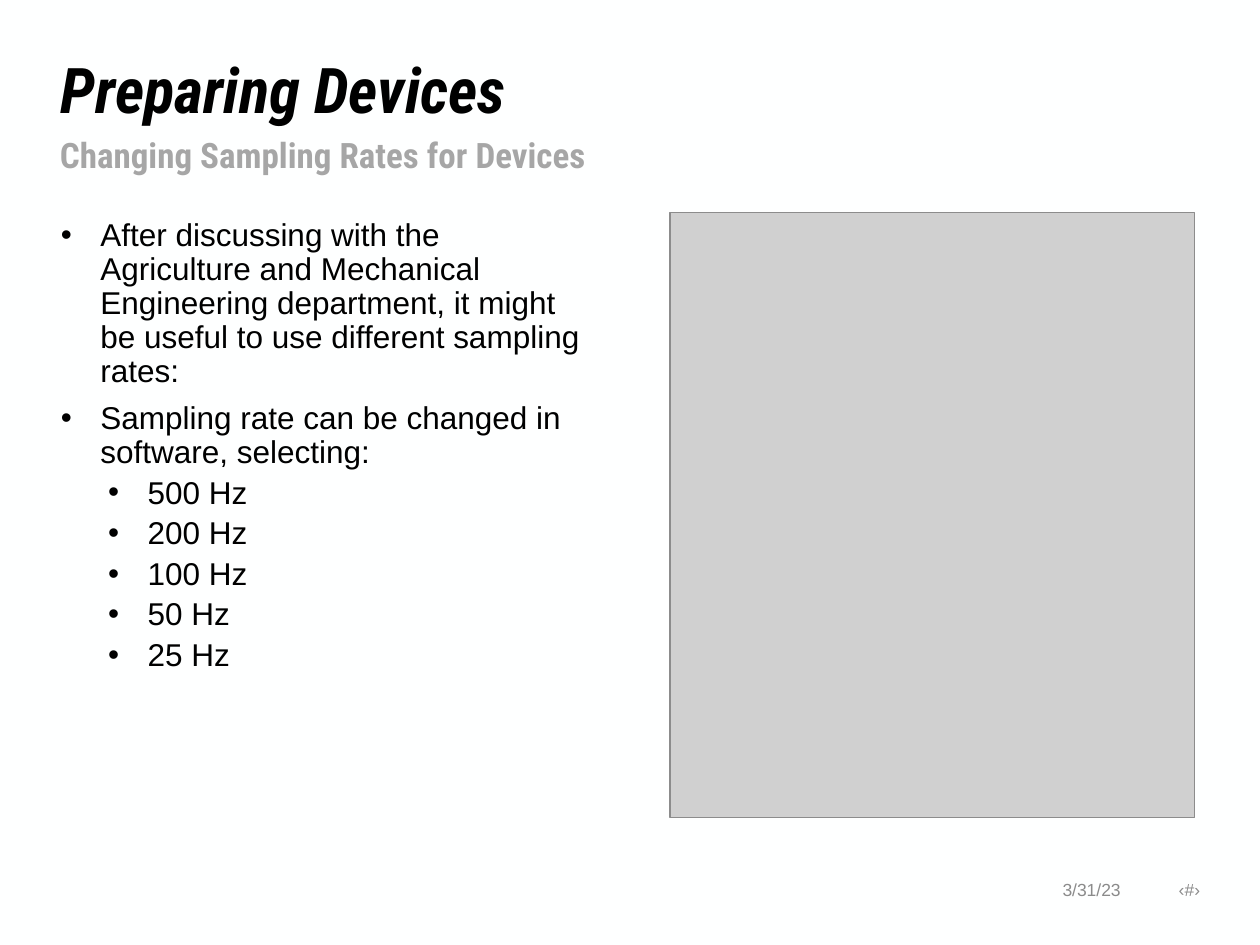
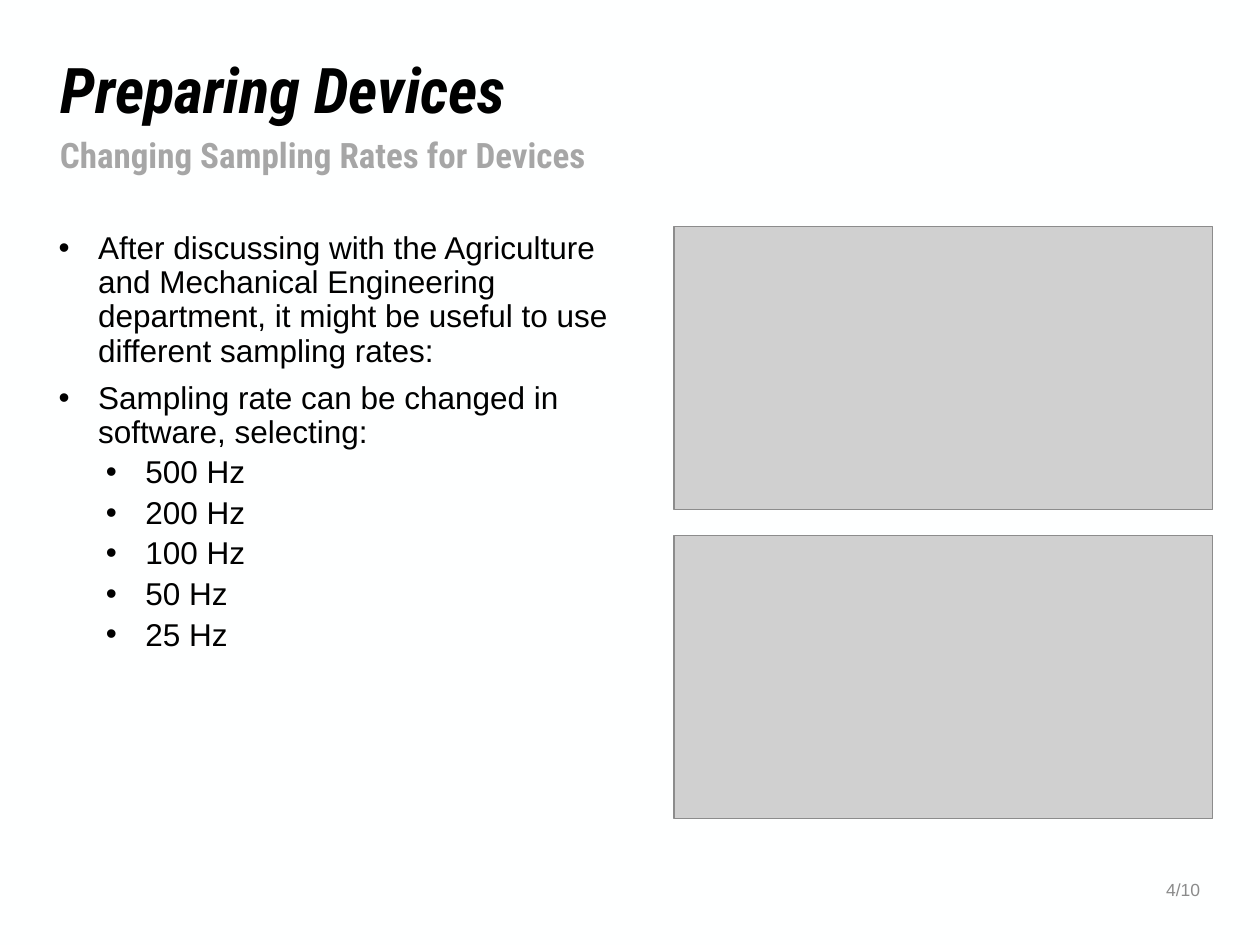
Before and after one commit to NHuang58/Biomedical_Device_PCB, a slide deck: slide 4 of Documentation/Slides/Week_19.pptx. Drawn at 1260x945 pixels with LibreOffice and Linux fonts; fonts in the diff are those of the drawing; grey boxes stand for pictures; background and template pictures are left out. Boxes give left, top, right and bottom in pixels: in the first picture for what was removed or moved away, otherwise in the second. Text is boxed around its words. In the diff, an @@ line names an element or a change of style, - is before the commit and + after.

```diff
--- a/Documentation/Slides/Week_19.pptx
+++ b/Documentation/Slides/Week_19.pptx
@@ text "After discussing with the Agriculture ..." rewrapped from [100, 223, 579, 667] to [98, 236, 608, 647] @@
@@ picture removed at [670, 213, 1196, 818] @@
@@ picture added at [674, 227, 1213, 510] @@
@@ rectangle added at [674, 467, 1213, 509], fill #CFB891 @@
@@ picture added at [674, 536, 1213, 819] @@
@@ rectangle added at [674, 776, 1213, 818], fill #CFB891 @@
@@ text at [1166, 883, 1200, 896]: text changed @@
-3/31/23 ‹#›
+4/10
```
Also in this commit, not shown: 5 other slides changed, 2 slides added, 7 other files.
